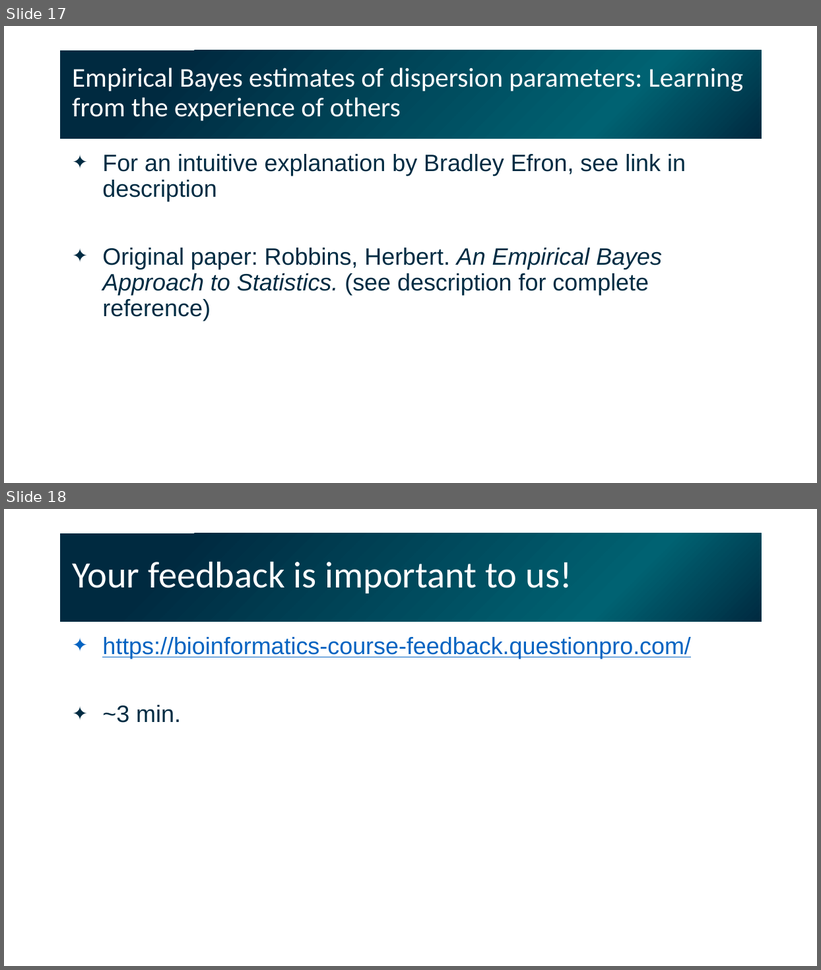
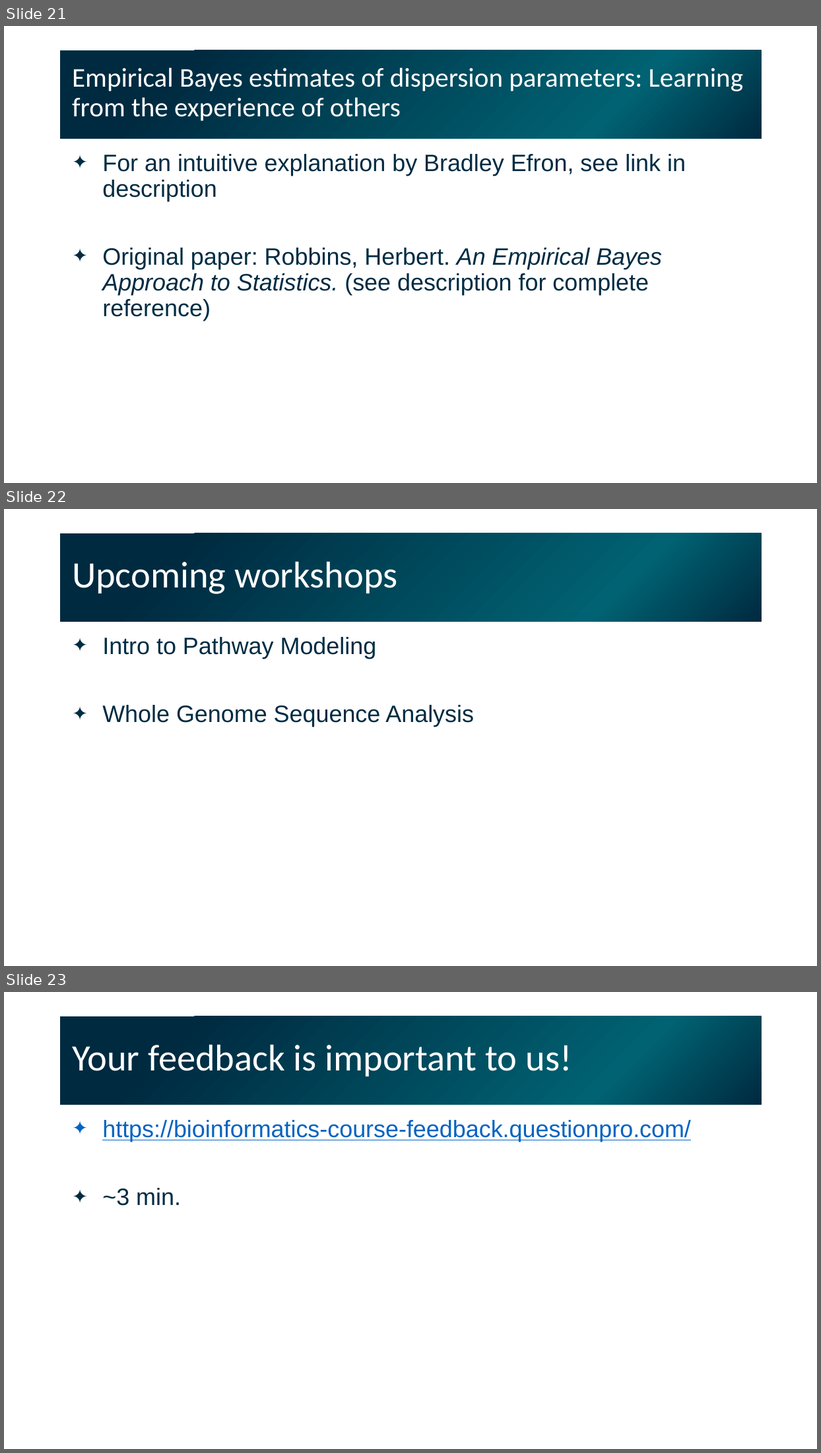
Before and after one commit to gladstone-institutes/Bioinformatics-Workshops, a slide deck: intermediate-r-rna-seq/Intermediate_RNA-seq.pptx. Shown one above the other, each under a label of ours: slides 17 and 18 before the commit, slides 21, 22 and 23 after it. The pictures are 821x970 and 821x1453 pixels, drawn with LibreOffice and Linux fonts; fonts in the diff are those of the drawing. Boxes give left, top, right and bottom in pixels: in the first picture for what was removed or moved away, otherwise in the second. Text is boxed around its words. In the diff, an @@ line names an element or a change of style, - is before the commit and + after.

```diff
--- a/intermediate-r-rna-seq/Intermediate_RNA-seq.pptx
+++ b/intermediate-r-rna-seq/Intermediate_RNA-seq.pptx
@@ slide 22 added at <box>4,509,817,966</box>, background #FFFFFF @@
@@ title added at <box>60,533,762,622</box>, fill gradient #002A40 to #006272, 44 pt, text #FFFFFF @@
+Upcoming workshops
@@ text added at <box>102,637,474,727</box>, 28 pt, text #002B42 @@
+✦ Intro to Pathway Modeling
+✦ Whole Genome Sequence Analysis
@@ what was slide 17 is now slide 21 @@
@@ what was slide 18 is now slide 23 @@
```
Also in this commit, not shown: 1 slide changed, 4 other slides added, 6 other files.
